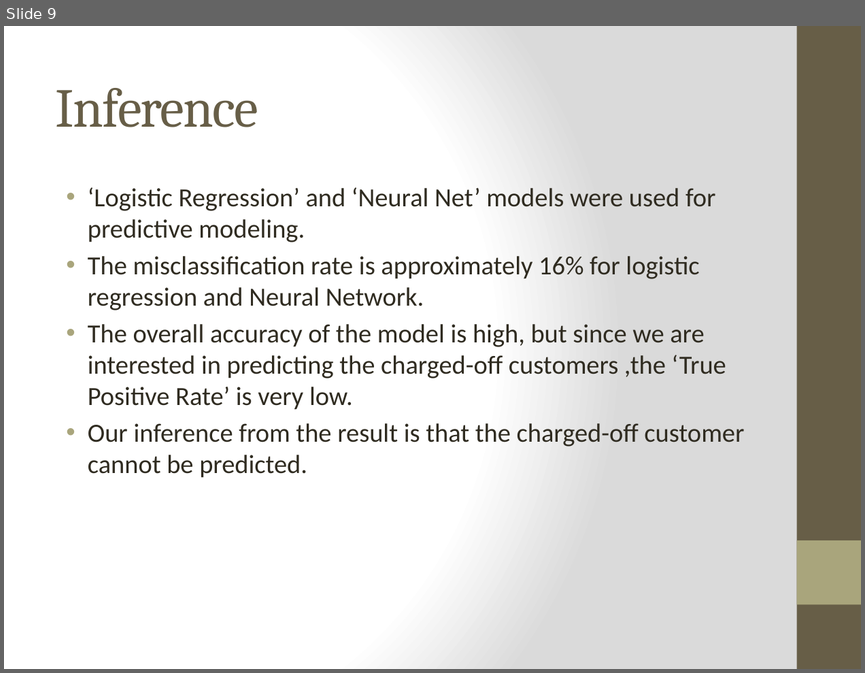
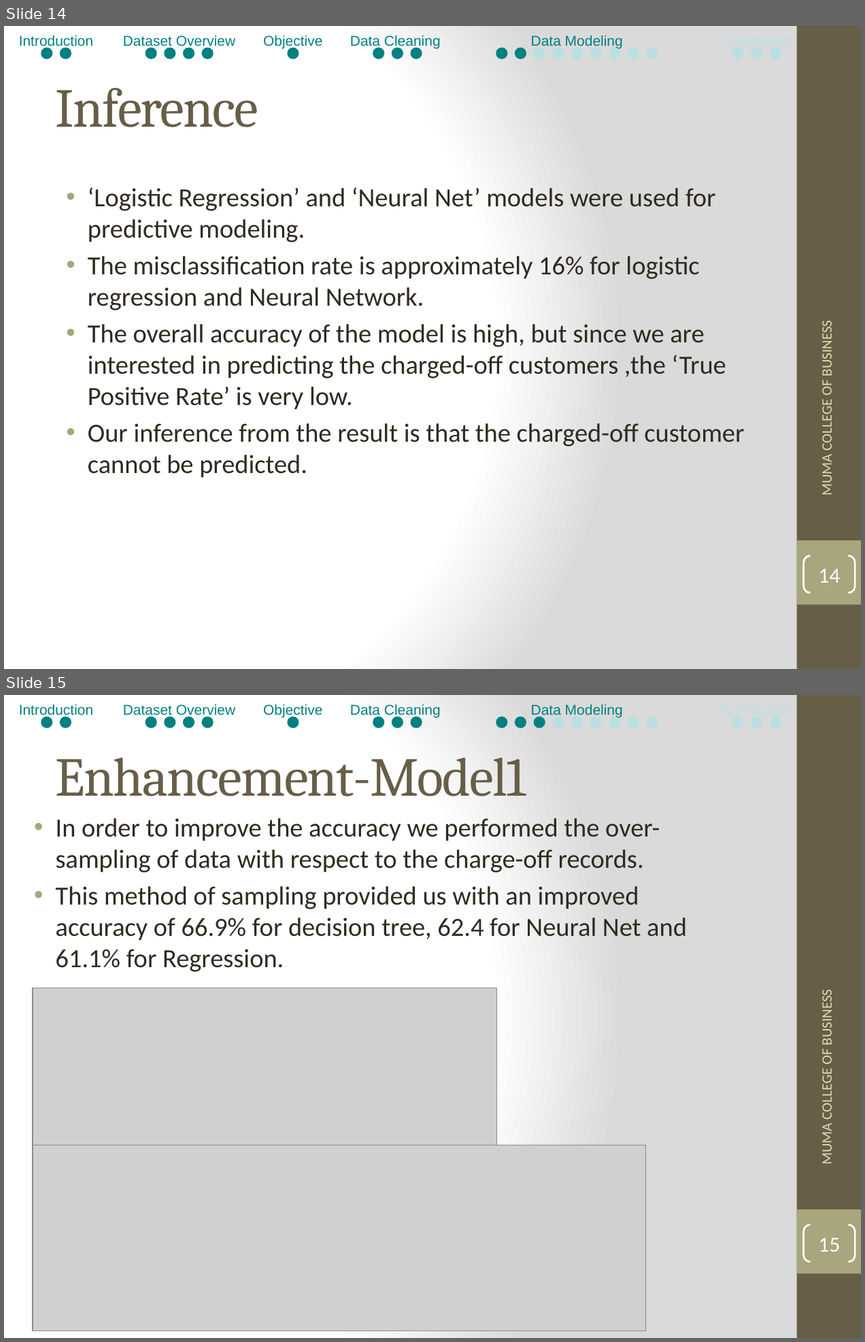
Before and after one commit to bibinjose/Data-Mining-Project, a slide deck: Data Mining-Project_PPT-Peer-to-Peer Lending.pptx. Shown one above the other, each under a label of ours: slide 9 before the commit, slides 14 and 15 after it. The pictures are 865x673 and 865x1342 pixels, drawn with LibreOffice and Linux fonts; fonts in the diff are those of the drawing; grey boxes stand for pictures. Boxes give left, top, right and bottom in pixels: in the first picture for what was removed or moved away, otherwise in the second. Text is boxed around its words. In the diff, an @@ line names an element or a change of style, - is before the commit and + after.

```diff
--- a/Data Mining-Project_PPT-Peer-to-Peer Lending.pptx
+++ b/Data Mining-Project_PPT-Peer-to-Peer Lending.pptx
@@ slide 15 added at <box>4,695,861,1338</box>, background gradient #FFFFFF to #DADADA; not listed: 2 template elements that a slide beside it also shows @@
@@ group added at <box>19,704,781,727</box>: 22 ellipses, 5 texts @@
+Introduction
+Dataset Overview
+Objective
+Data Cleaning
+Data Modeling
@@ title added at <box>56,758,526,796</box>, 46 pt, text #675E47 @@
+Enhancement-Model1
@@ text added at <box>56,818,687,972</box>, 22 pt, text #2F2B20 @@
+• In order to improve the accuracy we performed the over-sampling of data with respect to the charge-off records.
+• This method of sampling provided us with an improved accuracy of 66.9% for decision tree, 62.4 for Neural Net and 61.1% for Regression.
@@ picture added at <box>33,988,496,1145</box> @@
@@ text added at <box>818,996,836,1163</box>, 12 pt, text #DFDCB7 @@
+MUMA COLLEGE OF BUSINESS
@@ picture added at <box>33,1145,646,1331</box> @@
@@ page number added at <box>804,1225,855,1261</box>, outline #FFFFFF 1.5 pt, 18 pt, text #FFFFFF @@
+15
@@ what was slide 9 is now slide 14 @@
@@ slide 14 changed as well @@
@@ group added at <box>19,35,781,58</box>: 22 ellipses, 5 texts @@
+Introduction
+Dataset Overview
+Objective
+Data Cleaning
+Data Modeling
@@ text added at <box>818,327,836,494</box>, 12 pt, text #DFDCB7 @@
+MUMA COLLEGE OF BUSINESS
@@ page number added at <box>804,556,855,592</box>, outline #FFFFFF 1.5 pt, 18 pt, text #FFFFFF @@
+14
```
Also in this commit, not shown: 11 other slides changed, 11 other slides added, 1 slide removed.
